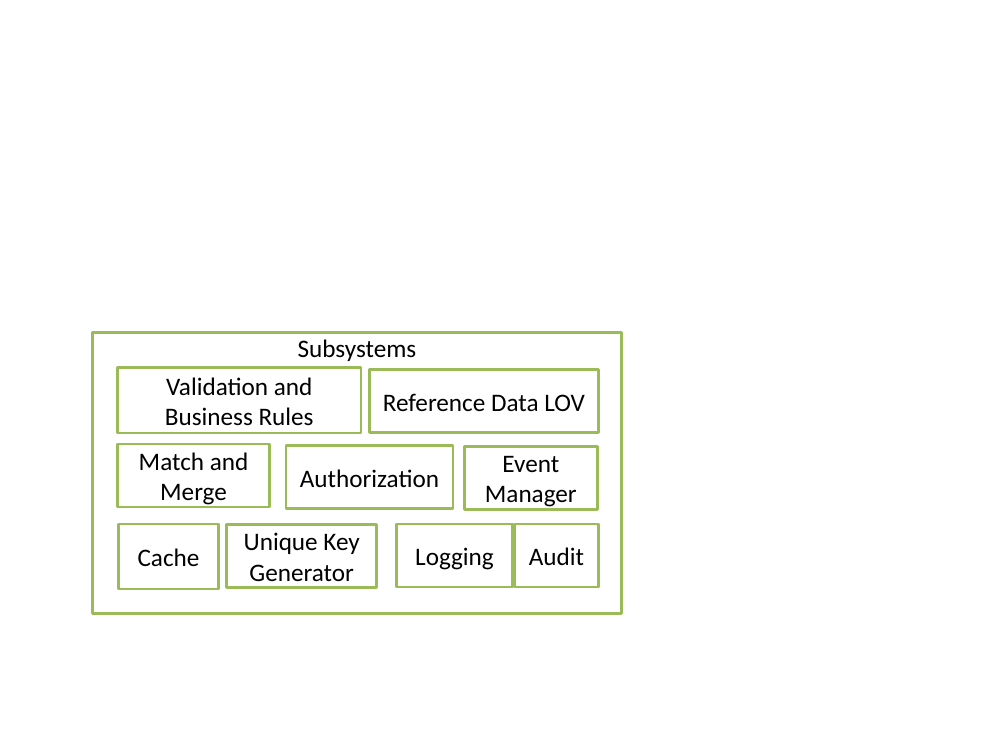
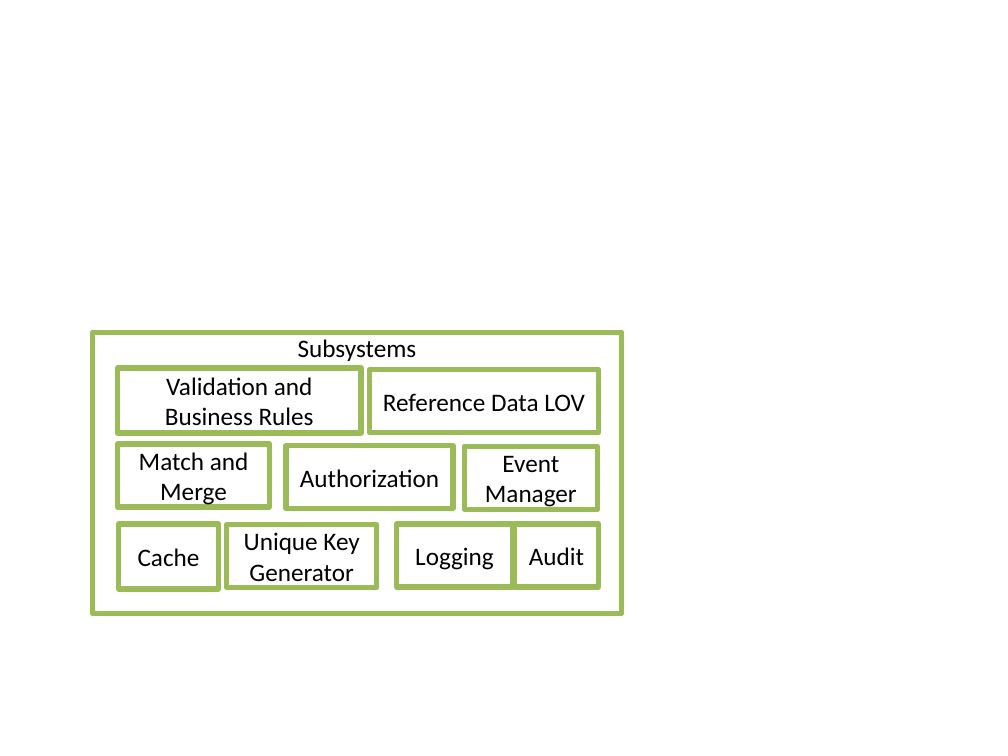
Before and after one commit to yugandharproject/YugandharMDMHubDocs, a slide deck: slide 2 of yugandhar-openmdm-doc/Architecture.pptx. Drawn at 1008x756 pixels with LibreOffice and Linux fonts; fonts in the diff are those of the drawing. Boxes give left, top, right and bottom in pixels: in the first picture for what was removed or moved away, otherwise in the second. Text is boxed around its words. In the diff, an @@ line names an element or a change of style, - is before the commit and + after.

```diff
--- a/yugandhar-openmdm-doc/Architecture.pptx
+++ b/yugandhar-openmdm-doc/Architecture.pptx
@@ outline #9BBB59 2 pt to #9BBB59 3.78 pt in 7 elements at (93, 333, 622, 614), (118, 368, 362, 433), (119, 524, 219, 590), (286, 446, 454, 508), (397, 524, 513, 587), (514, 524, 598, 587), (118, 445, 270, 507) @@
```
Also in this commit, not shown: 2 other slides changed, 13 slides added, 1 slide removed, 4 other files.
